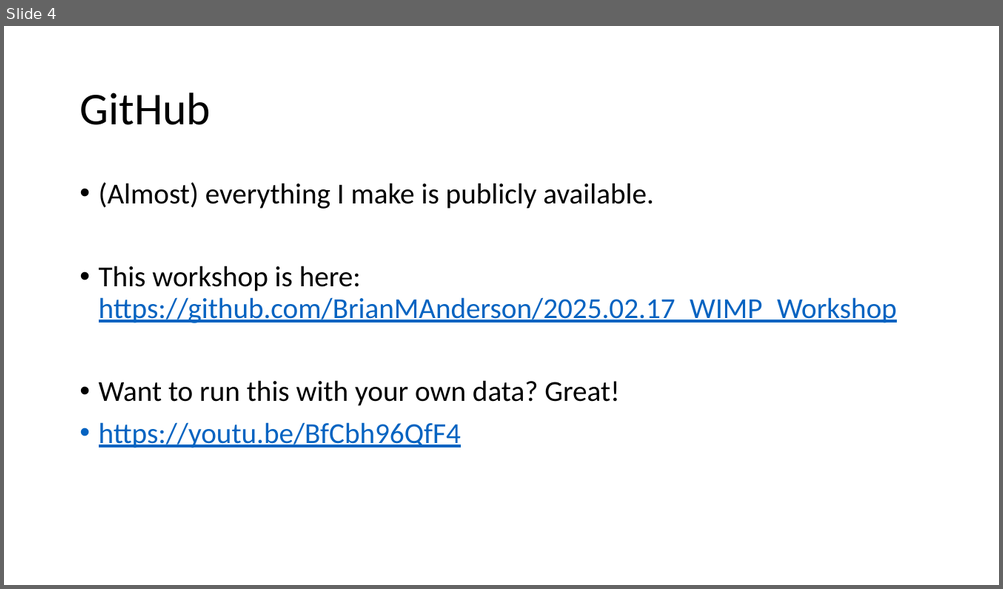
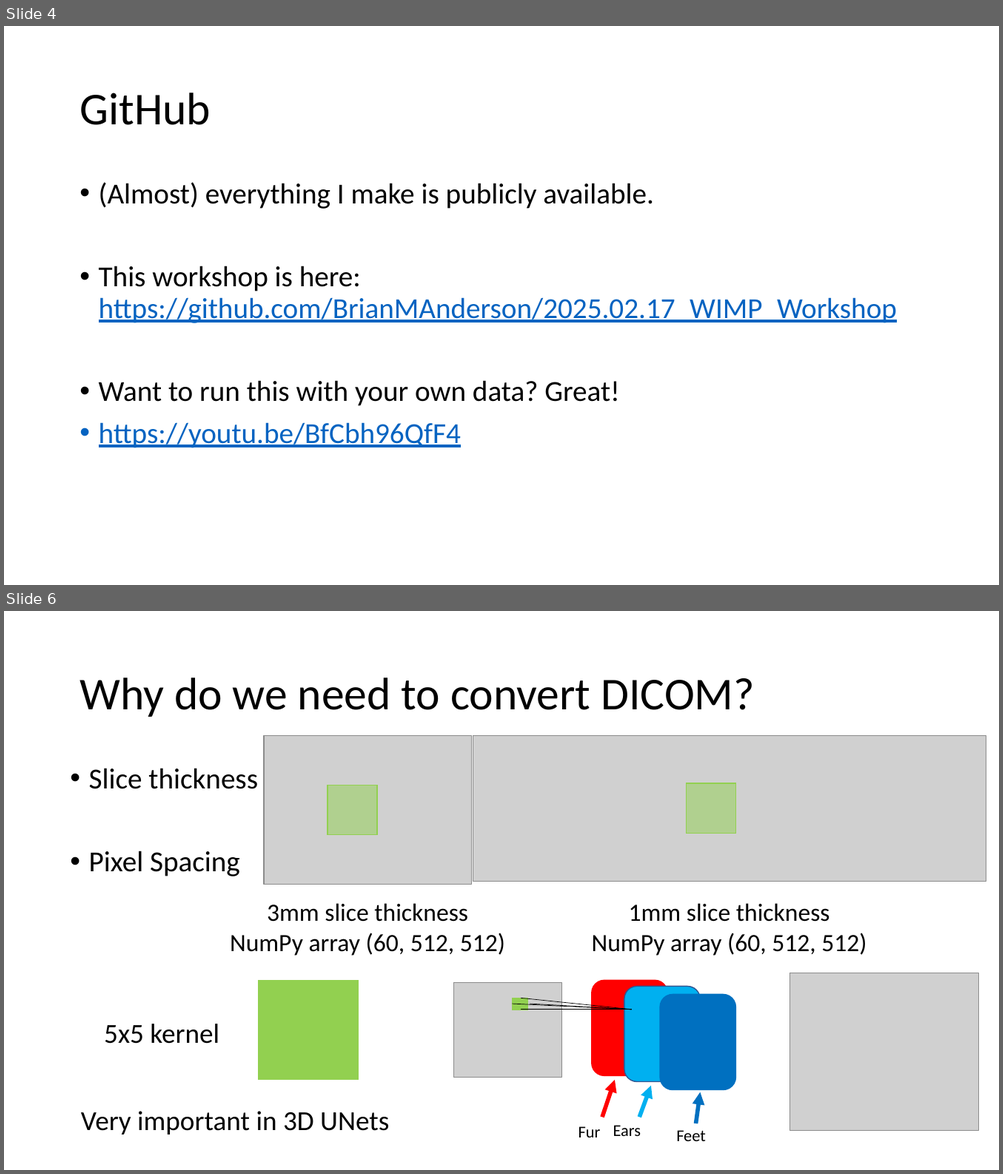
Before and after one commit to brianmanderson/2025.02.17_WIMP_Workshop, a slide deck: Presentation.pptx. Shown one above the other, each under a label of ours: slide 4 before the commit, slides 4 and 6 after it; the slides between them are not shown. The pictures are 1003x589 and 1003x1174 pixels, drawn with LibreOffice and Linux fonts; fonts in the diff are those of the drawing; grey boxes stand for pictures. Boxes give left, top, right and bottom in pixels: in the first picture for what was removed or moved away, otherwise in the second. Text is boxed around its words. In the diff, an @@ line names an element or a change of style, - is before the commit and + after.

Commit message:
update presentation

```diff
--- a/Presentation.pptx
+++ b/Presentation.pptx
@@ slide 6 added at box(4, 611, 999, 1170), background #FFFFFF @@
@@ title added at box(79, 678, 755, 717), 44 pt, text #000000 @@
+Why do we need to convert DICOM?
@@ picture added at box(264, 735, 471, 885) @@
@@ picture added at box(472, 735, 986, 881) @@
@@ text added at box(89, 768, 258, 877), 28 pt, text #000000 @@
+• Slice thickness
+• Pixel Spacing
@@ rectangle added at box(328, 786, 378, 835), fill #92D050 at 50% opacity, outline #92D050 1 pt @@
@@ rectangle added at box(686, 783, 736, 833), fill #92D050 at 50% opacity, outline #92D050 1 pt @@
@@ text added at box(230, 903, 505, 956), 24 pt, text #000000 @@
+3mm slice thickness
+NumPy array (60, 512, 512)
@@ text added at box(592, 903, 866, 956), 24 pt, text #000000 @@
+1mm slice thickness
+NumPy array (60, 512, 512)
@@ rectangle added at box(259, 980, 358, 1079), fill #92D050, outline #92D050 1 pt @@
@@ picture added at box(454, 983, 561, 1078) @@
@@ rounded rectangle added at box(592, 980, 668, 1076), fill #FF0000, outline #FF0000 1 pt @@
@@ rounded rectangle added at box(624, 986, 700, 1082), fill #00B0F0, outline #325491 1 pt @@
@@ picture added at box(790, 974, 979, 1131) @@
@@ rectangle added at box(512, 999, 527, 1010), fill #92D050, outline #92D050 1 pt @@
@@ group added at box(512, 998, 632, 1010): 4 lines @@
@@ rounded rectangle added at box(660, 994, 736, 1090), fill #0070C0, outline #0070C0 1 pt @@
@@ text added at box(104, 1024, 219, 1044), 26.7 pt, text #000000 @@
+5x5 kernel
@@ arrow added from (603, 1118) to (614, 1080), #FF0000 4 pt @@
@@ arrow added from (639, 1118) to (651, 1086), #00B0F0 4 pt @@
@@ arrow added from (696, 1125) to (700, 1093), #0070C0 4 pt @@
@@ text added at box(81, 1111, 389, 1135), 26.7 pt, text #000000 @@
+Very important in 3D UNets
@@ text added at box(578, 1127, 600, 1138), 16 pt, text #000000 @@
+Fur
@@ text added at box(613, 1125, 640, 1136), 16 pt, text #000000 @@
+Ears
@@ text added at box(676, 1130, 705, 1142), 16 pt, text #000000 @@
+Feet
```
Also in this commit, not shown: 6 other slides added.
